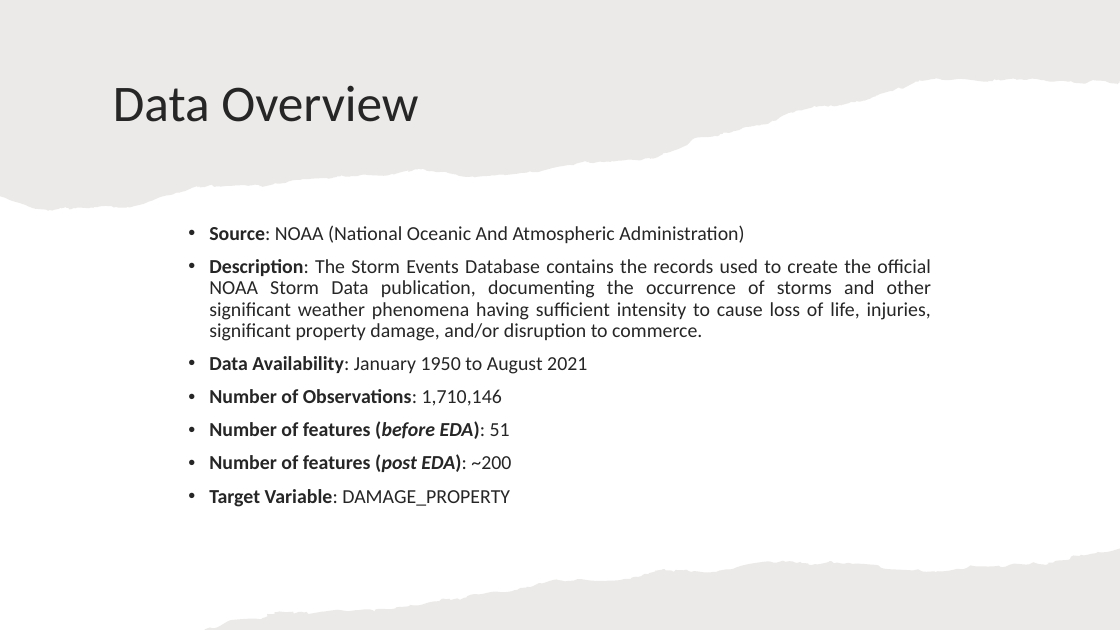
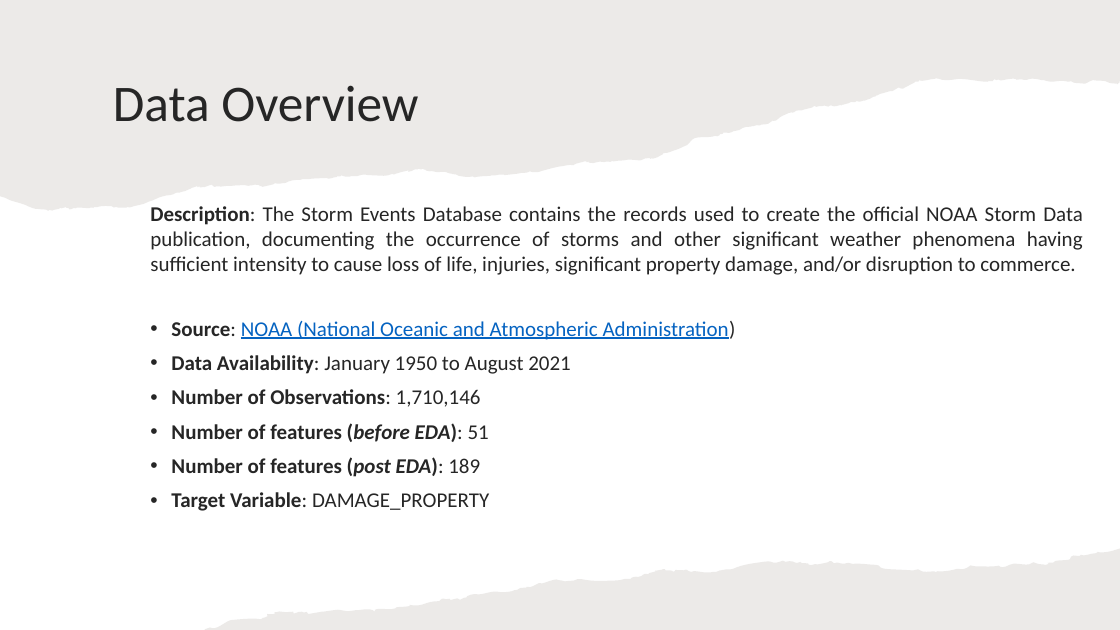
Before and after one commit to siddas18/Natural-Disaster-Damage-Prediction, a slide deck: slide 3 of DM_Final_Project.pptx (slide 2 before the commit). Drawn at 1120x630 pixels with LibreOffice and Linux fonts; fonts in the diff are those of the drawing. Boxes give left, top, right and bottom in pixels: in the first picture for what was removed or moved away, otherwise in the second. Text is boxed around its words. In the diff, an @@ line names an element or a change of style, - is before the commit and + after.

```diff
--- a/DM_Final_Project.pptx
+++ b/DM_Final_Project.pptx
@@ text added at bbox=[150, 206, 1083, 275], 18 pt, text #262626 @@
+Description: The Storm Events Database contains the records used to create the official NOAA Storm Data publication, documenting the occurrence of storms and other significant weather phenomena having sufficient intensity to cause loss of life, injuries, significant property damage, and/or disruption to commerce.
@@ text "Source: NOAA (National Oceanic and ...": place and size @@
-text "Source: NOAA (National Oceanic and ..." at bbox=[209, 225, 931, 507]
+text "Source: NOAA (National Oceanic and ..." at bbox=[171, 321, 736, 511]
@@ text at bbox=[171, 321, 736, 340]: text changed; size 17 to 18 pt; text colour #262626 to #0563C1 @@
-• Source: NOAA (National Oceanic And Atmospheric Administration)
-• Description: The Storm Events Database contains the records used to create the official NOAA Storm Data publication, documenting the occurrence of storms and other significant weather phenomena having sufficient intensity to cause loss of life, injuries, significant property damage, and/or disruption to commerce.
+• Source: NOAA (National Oceanic and Atmospheric Administration)
@@ text at bbox=[171, 355, 571, 511]: size 17 to 18 pt in "Data Availability: January 1950 to August 2021", "Number of Observations: 1,710,146", "Number of features (before EDA): 51", "Target Variable: DAMAGE_PROPERTY" @@
@@ text at bbox=[171, 457, 480, 477]: text changed; size 17 to 18 pt @@
-• Number of features (post EDA): ~200
+• Number of features (post EDA): 189
```
Also in this commit, not shown: 3 other slides changed.
